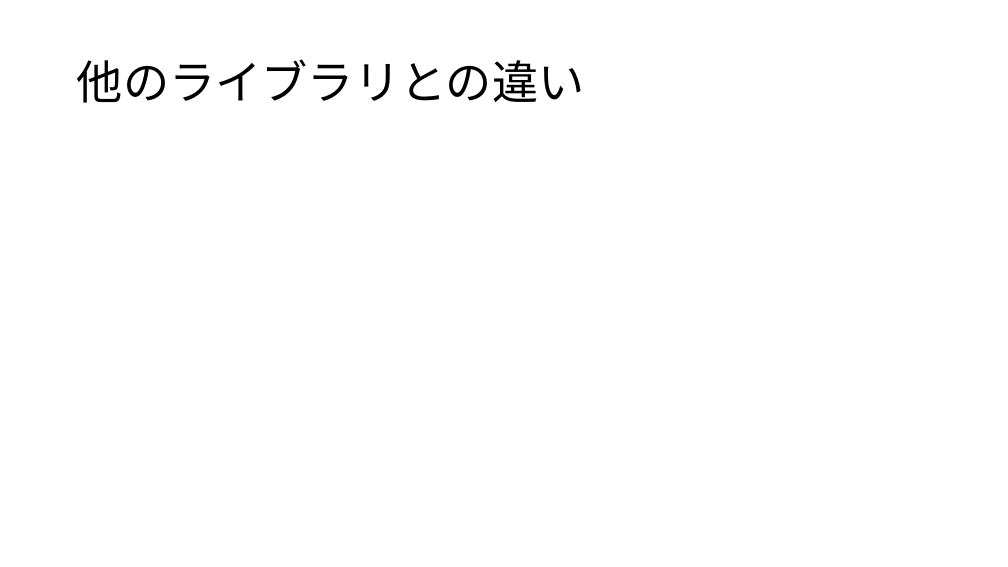
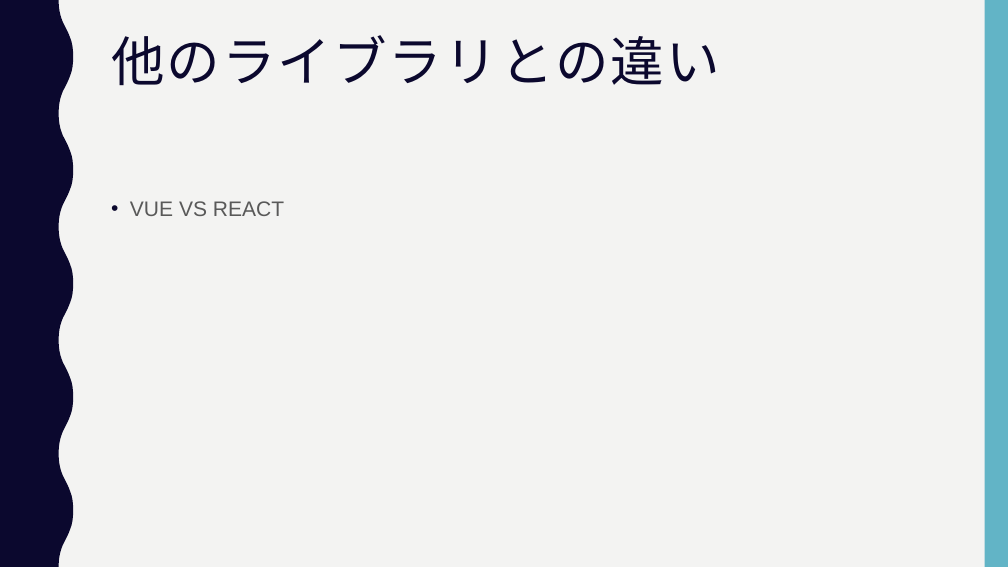
Before and after one commit to yo0o0oy/prac-program, a slide deck: slide 5 of javascript/react/mbo/summary.pptx. Drawn at 1008x567 pixels with LibreOffice and Linux fonts; fonts in the diff are those of the drawing. Boxes give left, top, right and bottom in pixels: in the first picture for what was removed or moved away, otherwise in the second. Text is boxed around its words. In the diff, an @@ line names an element or a change of style, - is before the commit and + after.

```diff
--- a/javascript/react/mbo/summary.pptx
+++ b/javascript/react/mbo/summary.pptx
@@ background #FFFFFF to #F3F3F2 @@
@@ freeform shape added at [0,0,73,567], fill #0B082E @@
@@ rectangle added at [985,0,1008,567], fill #62B4C6 @@
@@ title "他のライブラリとの違い": place and size @@
-title "他のライブラリとの違い" at [77,59,585,103]
+title "他のライブラリとの違い" at [111,35,720,86]
@@ title "他のライブラリとの違い" at [111,35,720,86]: size 44 to 51 pt, font Noto Sans CJK JP to Roboto Condensed, text colour #000000 to #0B082E, letter spacing 0 to 2 pt; vertical alignment middle to top @@
@@ text added at [130,201,284,216], 20 pt, text #595959 @@
+• VUE VS REACT
```
Also in this commit, not shown: 4 other slides changed, 2 slides added, 1 slide removed.
